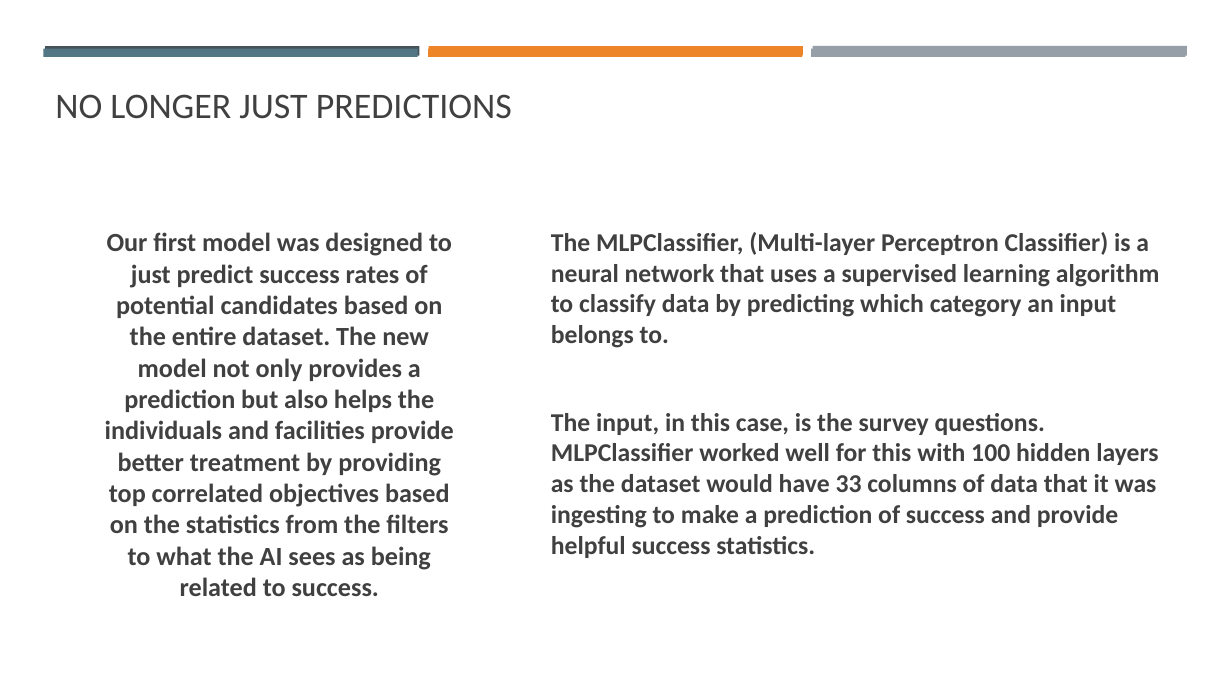
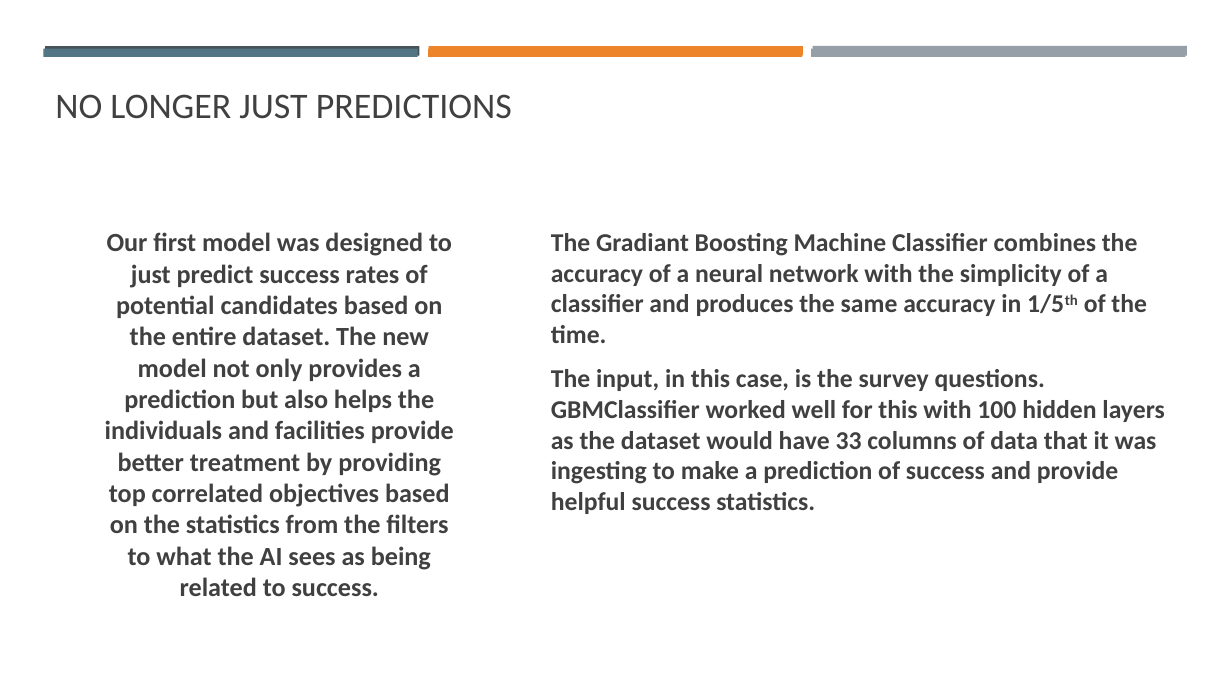
Before and after one commit to MWatkins87/House_of_Hope, a slide deck: slide 7 of matthew_house_of_hope_slides.pptx. Drawn at 1232x693 pixels with LibreOffice and Linux fonts; fonts in the diff are those of the drawing. Boxes give left, top, right and bottom in pixels: in the first picture for what was removed or moved away, otherwise in the second. Text is boxed around its words. In the diff, an @@ line names an element or a change of style, - is before the commit and + after.

Commit message:
changed some of the verbage to make it more general than just the house of hope. changed the marj filter to indicate its positive correlation.

```diff
--- a/matthew_house_of_hope_slides.pptx
+++ b/matthew_house_of_hope_slides.pptx
@@ text at (551,233,1164,514): text changed @@
-The MLPClassifier, (Multi-layer Perceptron Classifier) is a neural network that uses a supervised learning algorithm to classify data by predicting which category an input belongs to.
-The input, in this case, is the survey questions. MLPClassifier worked well for this with 100 hidden layers as the dataset would have 33 columns of data that it was ingesting to make a prediction of success and provide helpful success statistics.
+The Gradiant Boosting Machine Classifier combines the accuracy of a neural network with the simplicity of a classifier and produces the same accuracy in 1/5th of the time.
+The input, in this case, is the survey questions. GBMClassifier worked well for this with 100 hidden layers as the dataset would have 33 columns of data that it was ingesting to make a prediction of success and provide helpful success statistics.
```
Also in this commit, not shown: 1 other file.
